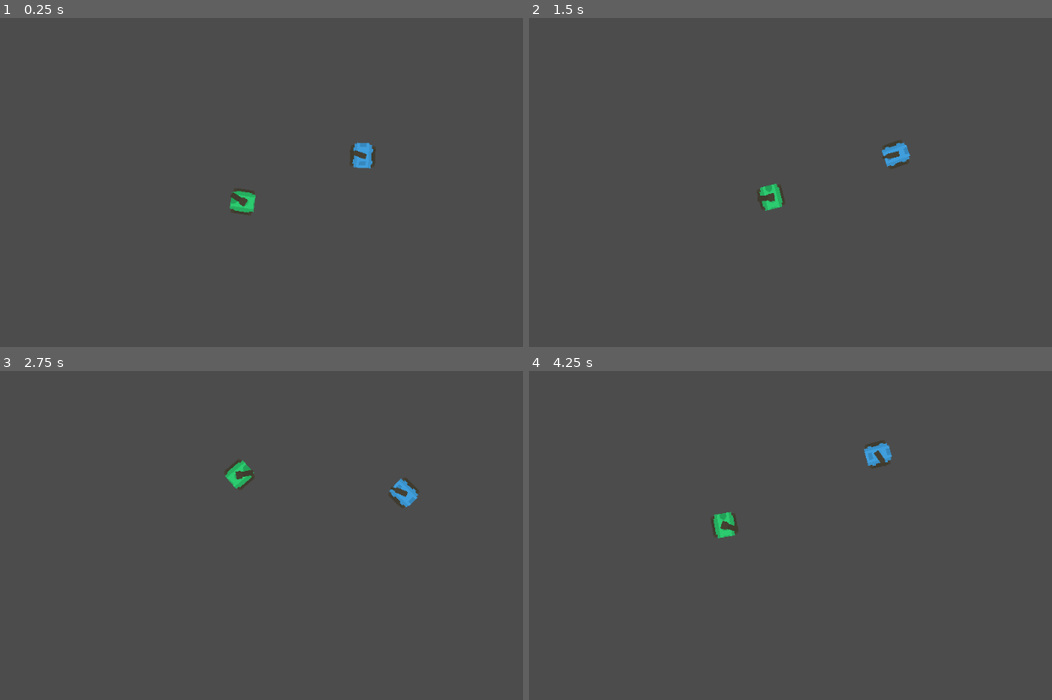
Above: before the commit, frames 1-4 (two rows, left to right).
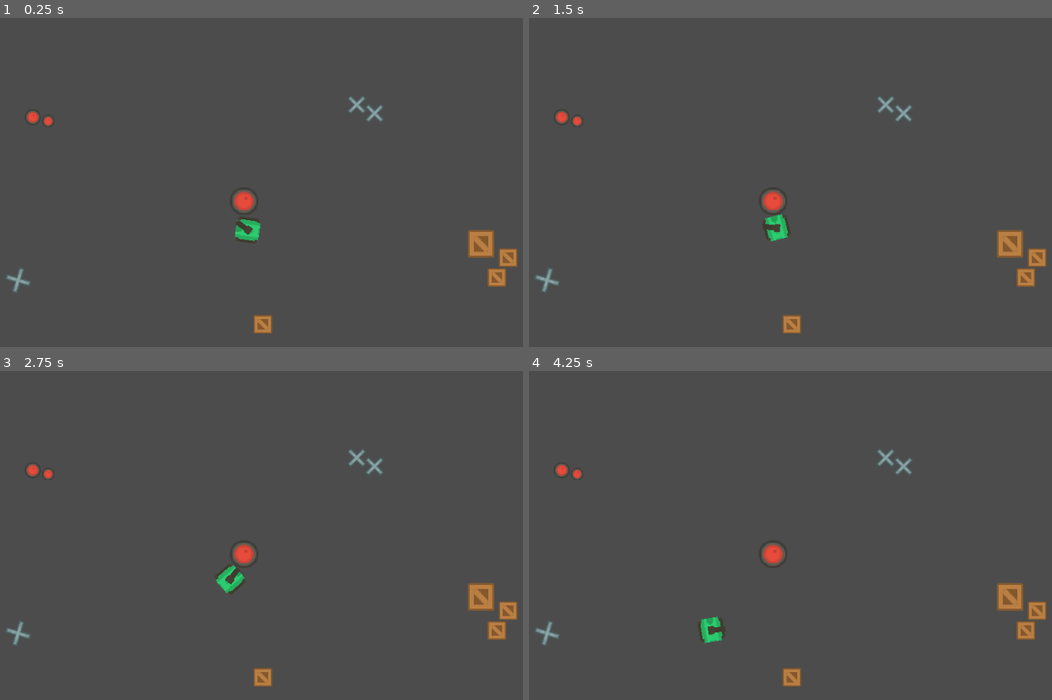
Above: after the commit, the same moments.

Repository: AnaTorres61/rogue-tank
Game: Godot game, scene res://scenes/test_area.tscn
Two runs of this game, one before a commit and one after it. Both use one fixed random seed, a clock stepped at 60 frames per second and the inputs below.
Inputs (mouse positions are in pixels of both pictures, inside the frame that each line leads up to):
- Up to frame 1 (0.25 s): no input
- Up to frame 2 (1.5 s): tap Enter at 0.5 s; move the mouse to (931, 172) at 0.52 s; hold Right (ui_right) 0.53-1.28 s; move the mouse to (649, 212) at 1.27 s; hold Down (ui_down) from 1.28 s (still down)
- Up to frame 3 (2.75 s): move the mouse to (324, 459) at 2.02 s; release Down (ui_down) at 2.03 s; hold Right (ui_right) from 2.03 s (still down)
- Up to frame 4 (4.25 s): move the mouse to (748, 624) at 2.77 s; release Right (ui_right) at 2.78 s; hold Up (ui_up) 2.78-3.53 s; move the mouse to (989, 604) at 3.52 s; hold Left (ui_left) from 3.53 s (still down)

The runs differ from the first frame. In frame 1, 2.3% of the frame differs, in the area x 1-99%, y 23-96%; in frame 2, 2.3%; in frame 3, 2.5%; in frame 4, 2.5%.

Commit message:
create obstacles

Diff:
--- /dev/null
+++ b/scenes/barrelBlack_top.tscn
@@ -0,0 +1,31 @@
+[gd_scene load_steps=3 format=2]
+
+[ext_resource path="res://sprites/barrelBlack_top.png" type="Texture" id=1]
+
+[sub_resource type="CircleShape2D" id=1]
+
+custom_solver_bias = 0.0
+radius = 12.1899
+
+[node name="barrelBlack_top" type="StaticBody2D" index="0"]
+
+input_pickable = false
+collision_layer = 4
+collision_mask = 0
+constant_linear_velocity = Vector2( 0, 0 )
+constant_angular_velocity = 0.0
+friction = 1.0
+bounce = 0.0
+_sections_unfolded = [ "Collision", "Transform" ]
+__meta__ = {
+"_edit_group_": true
+}
+
+[node name="sprite" type="Sprite" parent="." index="0"]
+
+texture = ExtResource( 1 )
+
+[node name="shape" type="CollisionShape2D" parent="." index="1"]
+
+visible = false
+shape = SubResource( 1 )
--- /dev/null
+++ b/scenes/barricadeMetal.tscn
@@ -0,0 +1,24 @@
+[gd_scene load_steps=2 format=2]
+
+[ext_resource path="res://sprites/barricadeMetal.png" type="Texture" id=1]
+
+[node name="barricadeMetal" type="StaticBody2D" index="0"]
+
+input_pickable = false
+collision_layer = 4
+collision_mask = 0
+constant_linear_velocity = Vector2( 0, 0 )
+constant_angular_velocity = 0.0
+friction = 1.0
+bounce = 0.0
+_sections_unfolded = [ "Collision" ]
+
+[node name="sprite" type="Sprite" parent="." index="0"]
+
+texture = ExtResource( 1 )
+
+[node name="poly" type="CollisionPolygon2D" parent="." index="1"]
+
+visible = false
+build_mode = 0
+polygon = PoolVector2Array( -13.9066, 8.94125, -9.25755, 13.7841, 0.0406418, 4.67958, 8.9514, 13.784, 13.7942, 8.94125, 5.07716, 0.0304794, 13.9879, -8.49286, 8.9514, -13.5294, 0.040638, -5.00604, -9.06384, -13.3357, -13.7129, -9.07399, -4.60846, -0.163233 )
--- /dev/null
+++ b/scenes/crateWood.tscn
@@ -0,0 +1,32 @@
+[gd_scene load_steps=3 format=2]
+
+[ext_resource path="res://sprites/crateWood.png" type="Texture" id=1]
+
+[sub_resource type="RectangleShape2D" id=1]
+
+custom_solver_bias = 0.0
+extents = Vector2( 13.9814, 13.9872 )
+
+[node name="crateWood" type="StaticBody2D" index="0"]
+
+input_pickable = false
+collision_layer = 4
+collision_mask = 0
+constant_linear_velocity = Vector2( 0, 0 )
+constant_angular_velocity = 0.0
+friction = 1.0
+bounce = 0.0
+_sections_unfolded = [ "Collision", "Transform" ]
+__meta__ = {
+"_edit_group_": true
+}
+
+[node name="sprite" type="Sprite" parent="." index="0"]
+
+texture = ExtResource( 1 )
+_sections_unfolded = [ "Transform" ]
+
+[node name="shape" type="CollisionShape2D" parent="." index="1"]
+
+visible = false
+shape = SubResource( 1 )
--- a/scenes/test_area.tscn
+++ b/scenes/test_area.tscn
@@ -1,6 +1,9 @@
-[gd_scene load_steps=5 format=2]
+[gd_scene load_steps=7 format=2]
 
 [ext_resource path="res://scenes/Tank.tscn" type="PackedScene" id=1]
+[ext_resource path="res://scenes/crateWood.tscn" type="PackedScene" id=2]
+[ext_resource path="res://scenes/barricadeMetal.tscn" type="PackedScene" id=3]
+[ext_resource path="res://scenes/barrelBlack_top.tscn" type="PackedScene" id=4]
 
 [sub_resource type="RectangleShape2D" id=1]
 
@@ -12,27 +15,15 @@
 custom_solver_bias = 0.0
 extents = Vector2( 434.415, 9.19211 )
 
-[sub_resource type="CircleShape2D" id=3]
-
-custom_solver_bias = 0.0
-radius = 10.0
-
 [node name="test_area" type="Node" index="0"]
 
 [node name="Tank" parent="." index="0" instance=ExtResource( 1 )]
 
-position = Vector2( 493.04, 313.546 )
+position = Vector2( 500.406, 356.517 )
 rotation = 0.146679
 bodie = 4
 
-[node name="Tank2" parent="." index="1" instance=ExtResource( 1 )]
-
-position = Vector2( 673.744, 243.385 )
-rotation = 1.6267
-bodie = 1
-barrel = 2
-
-[node name="walls" type="StaticBody2D" parent="." index="2"]
+[node name="walls" type="StaticBody2D" parent="." index="1"]
 
 position = Vector2( 305.644, 100.211 )
 input_pickable = false
@@ -42,12 +33,13 @@
 constant_angular_velocity = 0.0
 friction = 1.0
 bounce = 0.0
-_sections_unfolded = [ "Collision" ]
+_sections_unfolded = [ "Collision", "Material" ]
 
 [node name="wall" type="CollisionShape2D" parent="walls" index="0"]
 
 position = Vector2( 210.444, -66.8075 )
 shape = SubResource( 1 )
+_sections_unfolded = [ "Transform" ]
 
 [node name="wall2" type="CollisionShape2D" parent="walls" index="1"]
 
@@ -70,14 +62,47 @@
 shape = SubResource( 2 )
 _sections_unfolded = [ "Transform" ]
 
-[node name="circle" type="CollisionShape2D" parent="walls" index="4"]
+[node name="crateWood" parent="." index="2" instance=ExtResource( 2 )]
 
-position = Vector2( 487.001, 112.79 )
-scale = Vector2( 3.32889, 3.29896 )
-shape = SubResource( 3 )
+position = Vector2( 877.275, 428.086 )
 
-[node name="circle2" type="CollisionShape2D" parent="walls" index="5"]
+[node name="crateWood2" parent="." index="3" instance=ExtResource( 2 )]
 
-position = Vector2( -60.1651, 310.253 )
-scale = Vector2( 3.32889, 3.29896 )
-shape = SubResource( 3 )
+position = Vector2( 893.856, 397.939 )
+
+[node name="crateWood4" parent="." index="4" instance=ExtResource( 2 )]
+
+position = Vector2( 523.049, 498.931 )
+
+[node name="crateWood3" parent="." index="5" instance=ExtResource( 2 )]
+
+position = Vector2( 852.948, 377.395 )
+scale = Vector2( 1.43049, 1.50069 )
+
+[node name="barricadeMetal" parent="." index="6" instance=ExtResource( 3 )]
+
+position = Vector2( 152.909, 432.062 )
+rotation = -0.494625
+scale = Vector2( 1.15736, 1.14862 )
+
+[node name="barricadeMetal2" parent="." index="7" instance=ExtResource( 3 )]
+
+position = Vector2( 664.74, 165.808 )
+
+[node name="barricadeMetal3" parent="." index="8" instance=ExtResource( 3 )]
+
+position = Vector2( 691.872, 179.374 )
+
+[node name="barrelBlack_top" parent="." index="9" instance=ExtResource( 4 )]
+
+position = Vector2( 494.608, 312.234 )
+scale = Vector2( 1.80697, 1.76033 )
+
+[node name="barrelBlack_top2" parent="." index="10" instance=ExtResource( 4 )]
+
+position = Vector2( 174.852, 185.404 )
+
+[node name="barrelBlack_top3" parent="." index="11" instance=ExtResource( 4 )]
+
+position = Vector2( 198.414, 190.892 )
+scale = Vector2( 0.747123, 0.794686 )
